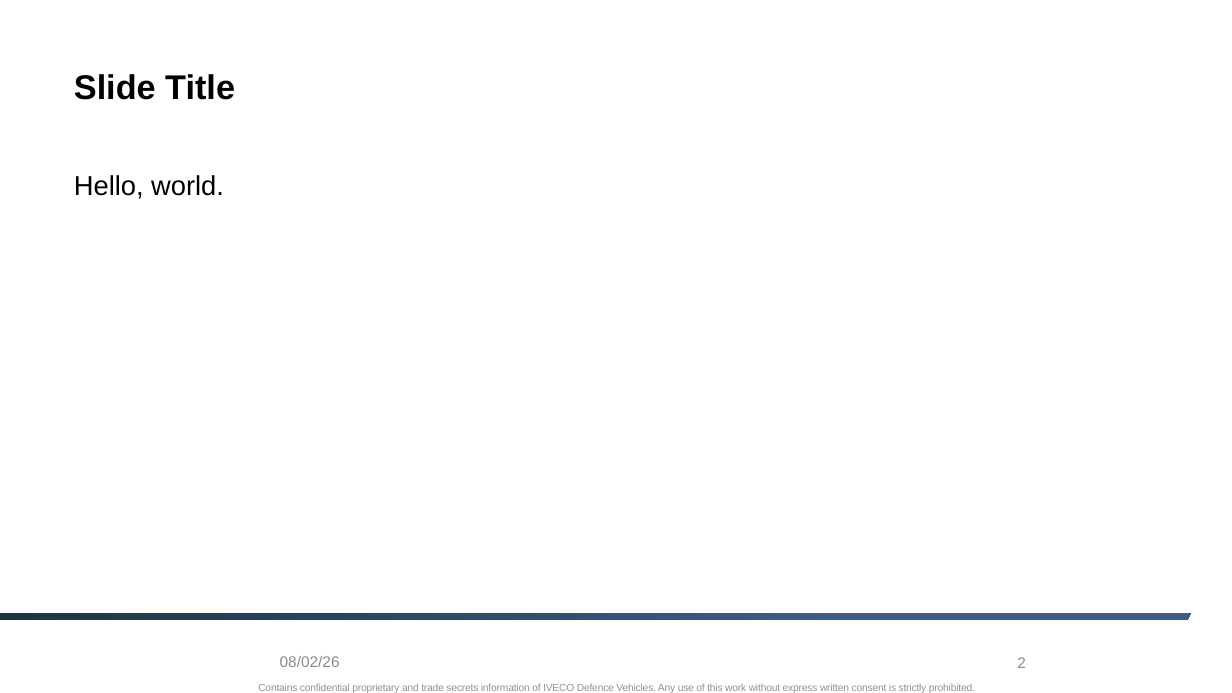
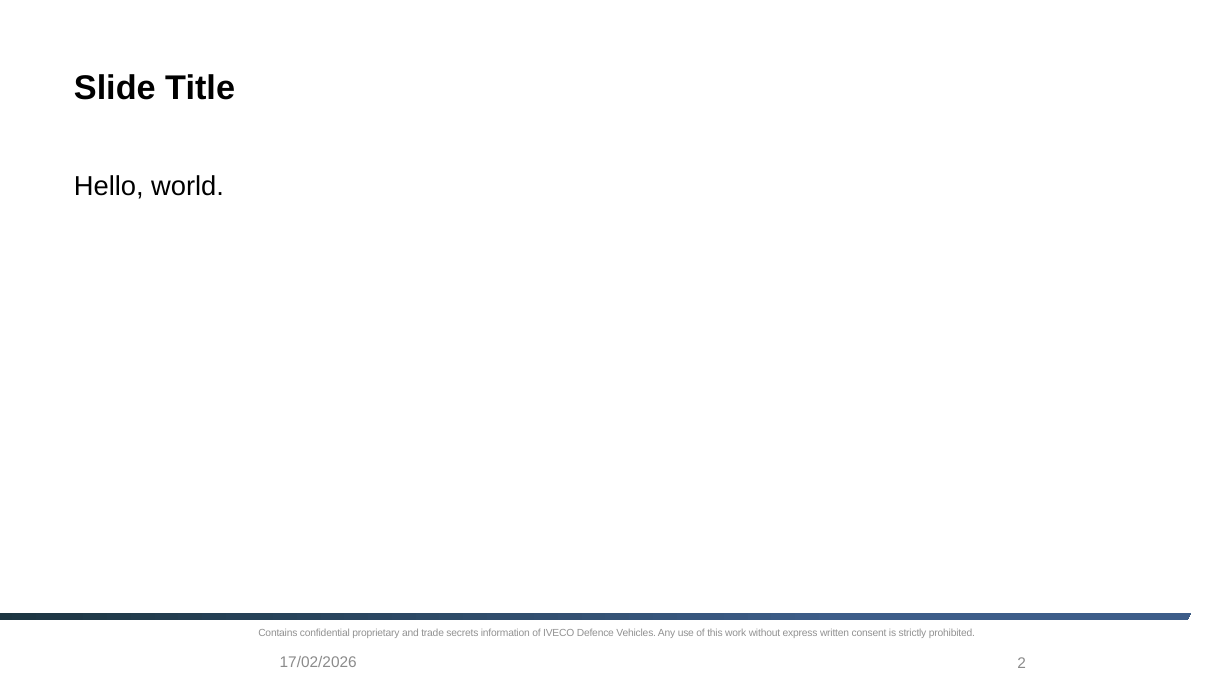
Before and after one commit to IDV-Share/quarto-presentation-templates, a slide deck: slide 2 of _extensions/IDV-Share/quarto-presentation-templates/reference/IDV-template.pptx. Drawn at 1232x693 pixels with LibreOffice and Linux fonts; fonts in the diff are those of the drawing; background and template pictures are left out. Boxes give left, top, right and bottom in pixels: in the first picture for what was removed or moved away, otherwise in the second. Text is boxed around its words. In the diff, an @@ line names an element or a change of style, - is before the commit and + after.

```diff
--- a/_extensions/IDV-Share/quarto-presentation-templates/reference/IDV-template.pptx
+++ b/_extensions/IDV-Share/quarto-presentation-templates/reference/IDV-template.pptx
@@ text "Contains confidential proprietary and trade ...": place and size @@
-text "Contains confidential proprietary and trade ..." at [258, 684, 975, 693]
+text "Contains confidential proprietary and trade ..." at [258, 629, 975, 638]
@@ text at [280, 656, 357, 667]: text changed @@
-08/02/26
+17/02/2026
```
Also in this commit, not shown: 2 other slides changed.
